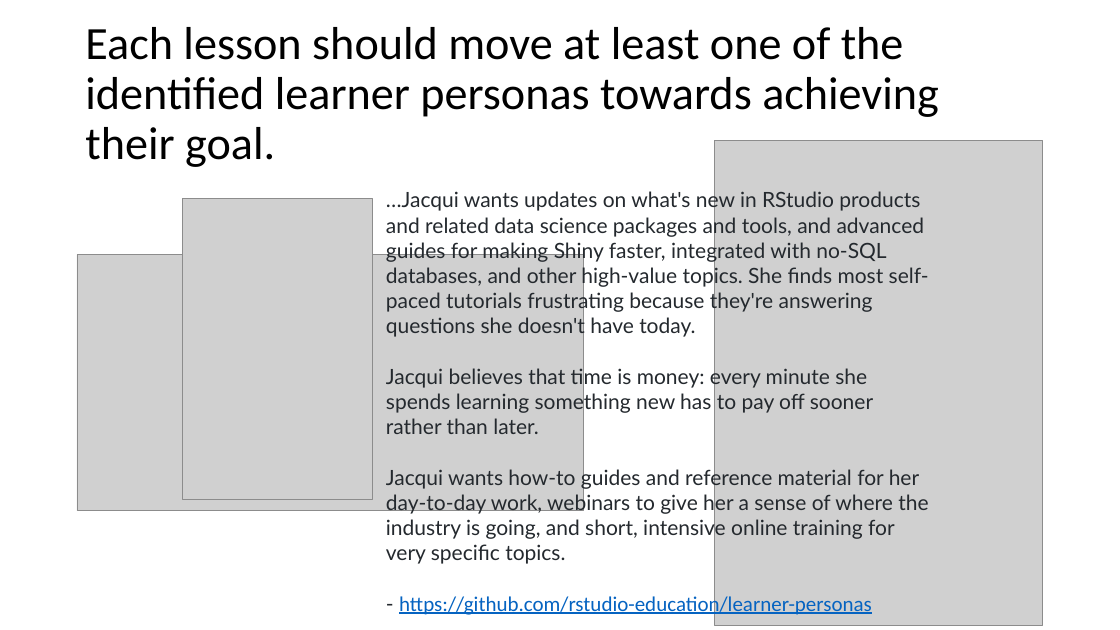
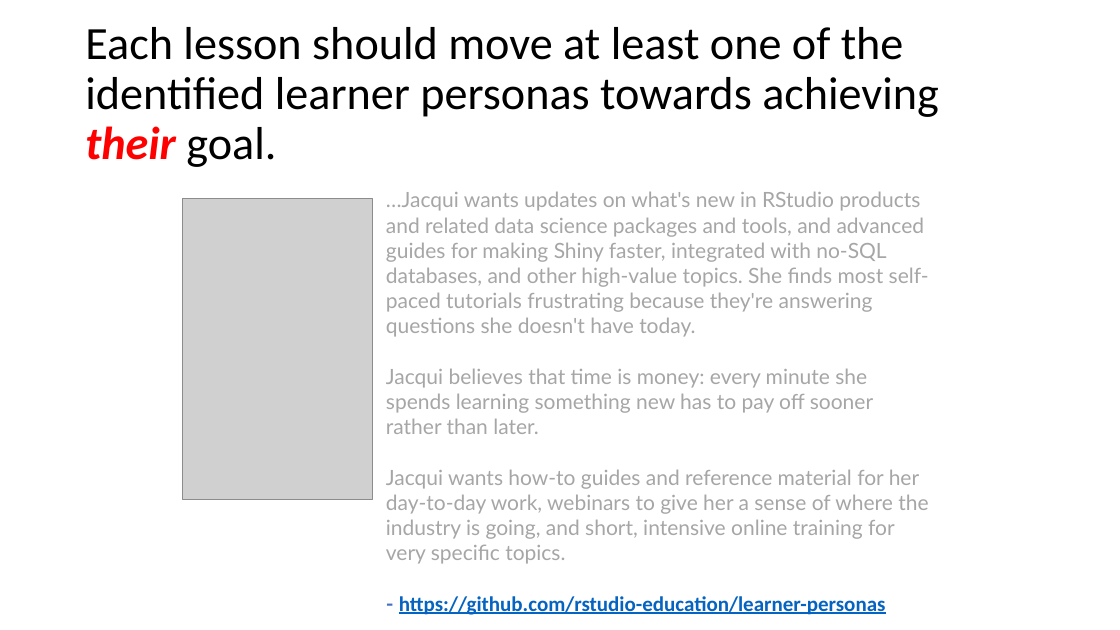
Before and after one commit to MikeKSmith/RStudioConf2020, a slide deck: slide 12 of Learn to teach_MikeKSmith.pptx (slide 10 before the commit). Drawn at 1120x630 pixels with LibreOffice and Linux fonts; fonts in the diff are those of the drawing; grey boxes stand for pictures. Boxes give left, top, right and bottom in pixels: in the first picture for what was removed or moved away, otherwise in the second. Text is boxed around its words. In the diff, an @@ line names an element or a change of style, - is before the commit and + after.

```diff
--- a/Learn to teach_MikeKSmith.pptx
+++ b/Learn to teach_MikeKSmith.pptx
@@ title "Each lesson should move at ..." at (x1=85, y1=27, x2=939, y2=167): text colour #000000 to #FF0000, bold on, italic on in "their" @@
@@ picture removed at (x1=715, y1=140, x2=1044, y2=625) @@
@@ text "…Jacqui wants updates on what's ..." at (x1=386, y1=191, x2=929, y2=564): text colour #24292E to #A6A6A6; text colour #24292E to #4472C4 in "-"; bold on in "- https://github.com/rstudio-education/learner-personas" @@
@@ picture removed at (x1=77, y1=255, x2=584, y2=511) @@
```
Also in this commit, not shown: 7 other slides changed, 5 slides added, 1 slide removed.
